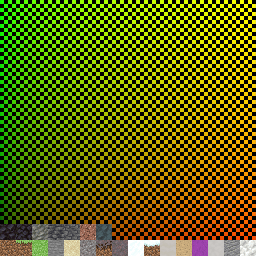
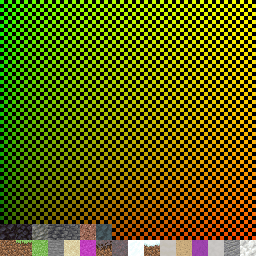
Layered file, before and after one edit (256 × 256). Changes by layer:
added layer "mask" (50%) above "blocks" over (80, 240, 96, 256)
